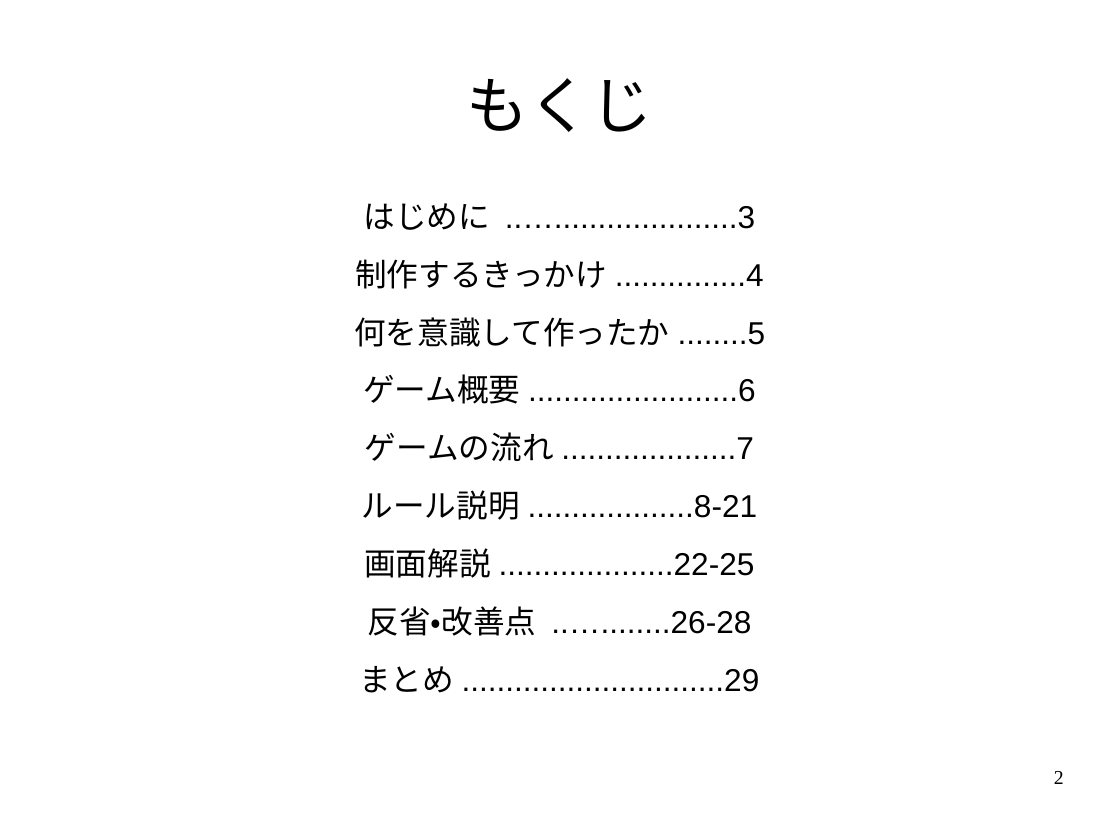
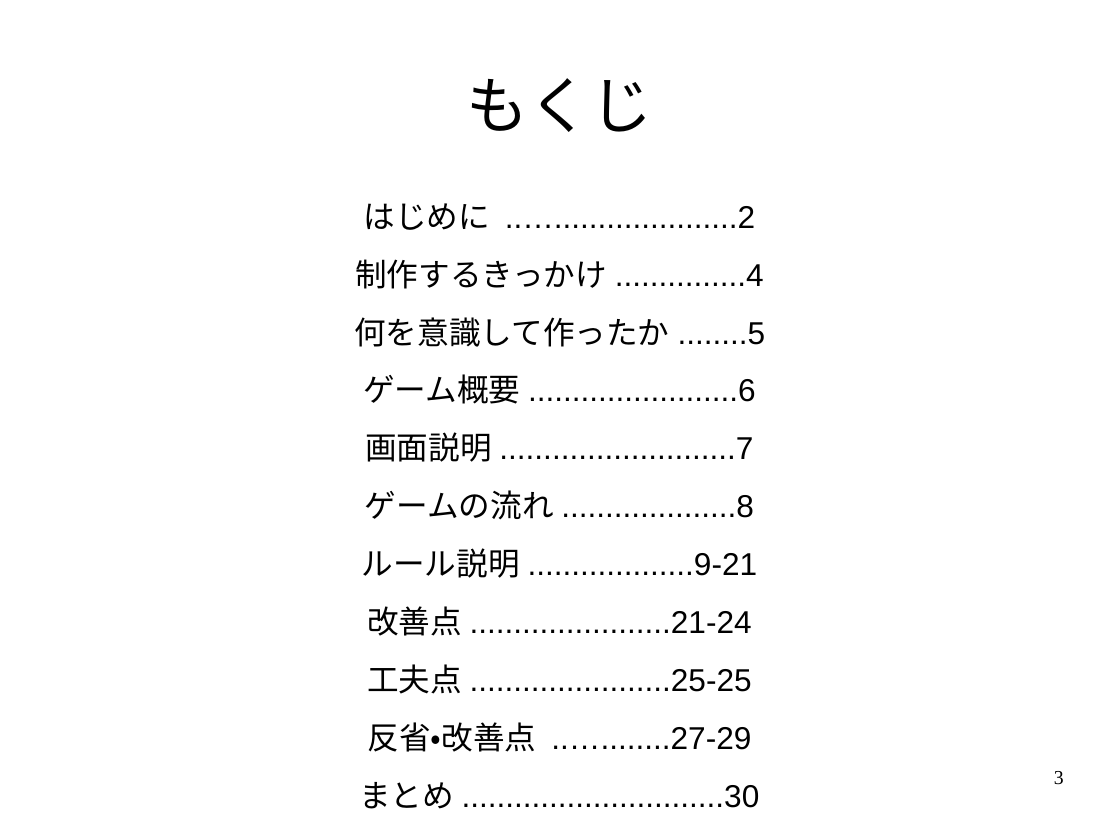
Before and after one commit to Hideya09/Casino, a slide deck: slide 3 of プレゼン資料/ゲーム制作発表.odp (slide 2 before the commit). Drawn at 1120x840 pixels with LibreOffice and Linux fonts; fonts in the diff are those of the drawing. Boxes give left, top, right and bottom in pixels: in the first picture for what was removed or moved away, otherwise in the second. Text is boxed around its words. In the diff, an @@ line names an element or a change of style, - is before the commit and + after.

```diff
--- a/プレゼン資料/ゲーム制作発表.odp
+++ b/プレゼン資料/ゲーム制作発表.odp
@@ text at [363,203,756,230]: text changed @@
-はじめに ..….....................3
+はじめに ..….....................2
@@ text at [362,432,758,752]: text changed @@
-ゲームの流れ....................7
-ルール説明...................8-21
-画面解説....................22-25
-反省・改善点 ..…........26-28
-まとめ..............................29
+画面説明...........................7
+ゲームの流れ....................8
+ルール説明...................9-21
+改善点.......................21-24
+工夫点.......................25-25
+反省・改善点 ..…........27-29
+まとめ..............................30
@@ page number at [1054,771,1064,785]: text changed @@
-2
+3
```
Also in this commit, not shown: 3 other slides changed, 1 slide added, 6 other files.
